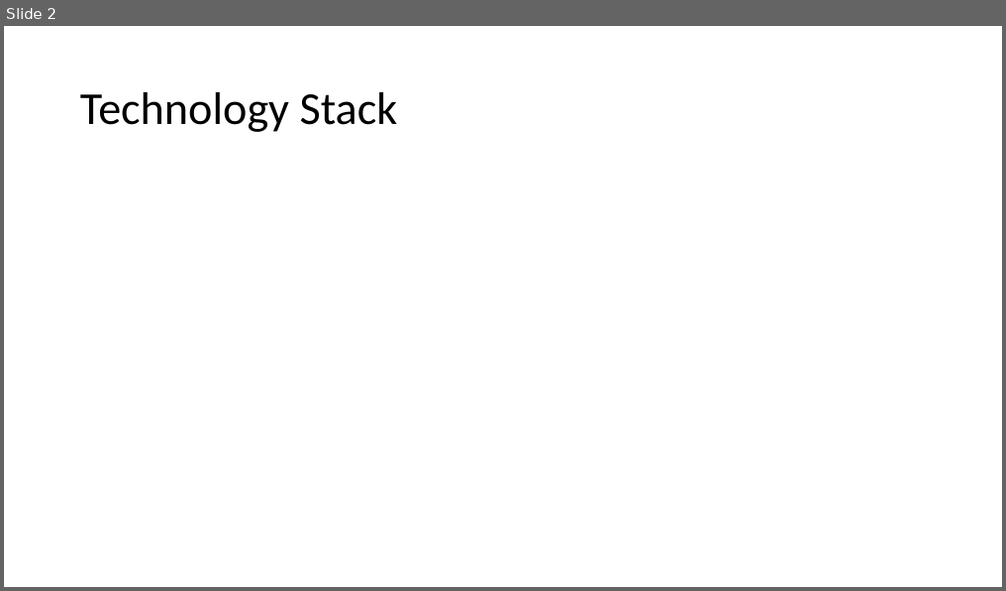
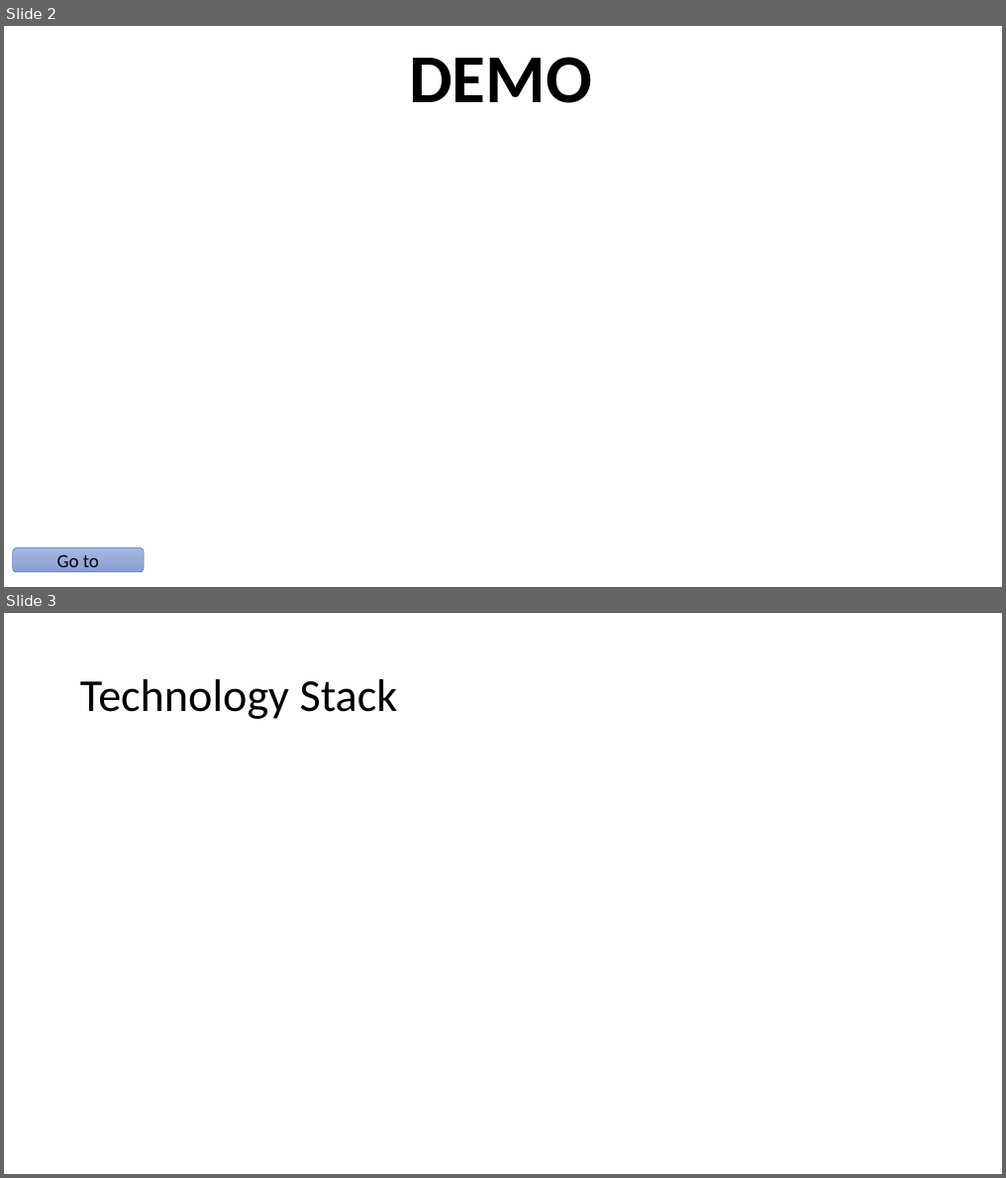
Before and after one commit to hnformentin/gathering-demeter, a slide deck: documents/Presentation.pptx. Shown one above the other, each under a label of ours: slide 2 before the commit, slides 2 and 3 after it. The pictures are 1006x591 and 1006x1178 pixels, drawn with LibreOffice and Linux fonts; fonts in the diff are those of the drawing; background and template pictures are left out. Boxes give left, top, right and bottom in pixels: in the first picture for what was removed or moved away, otherwise in the second. Text is boxed around its words. In the diff, an @@ line names an element or a change of style, - is before the commit and + after.

Commit message:
Update pitch and demo slide + add extension to image .PNG

```diff
--- a/documents/Presentation.pptx
+++ b/documents/Presentation.pptx
@@ slide 2 added at (4,26,1002,587), background picture (left out) @@
@@ title added at (409,57,592,103), 66 pt, text #000000, bold @@
+DEMO
@@ rounded rectangle added at (13,549,144,572), fill gradient #A8B7DF to #9AABD9 to #889ED7, outline #4472C4 0.5 pt, 18 pt, text #000000 @@
+Go to
@@ what was slide 2 is now slide 3 @@
```
Also in this commit, not shown: 1 other slide added, 1 slide removed, 1 other file.
